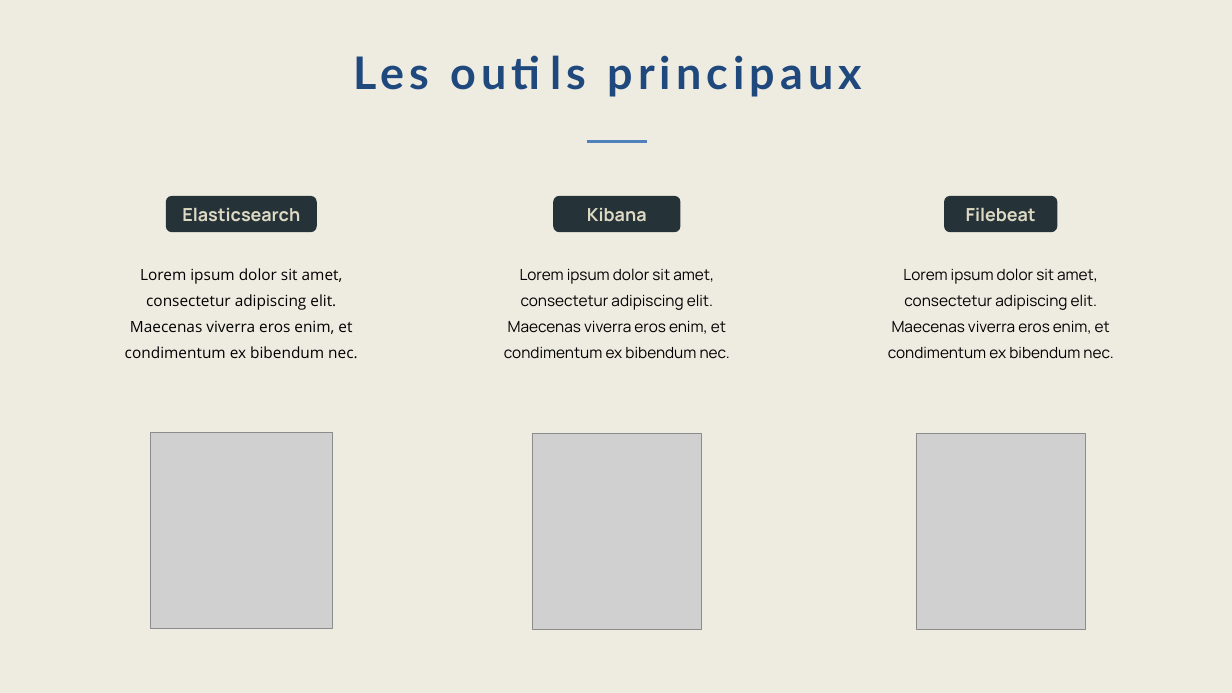
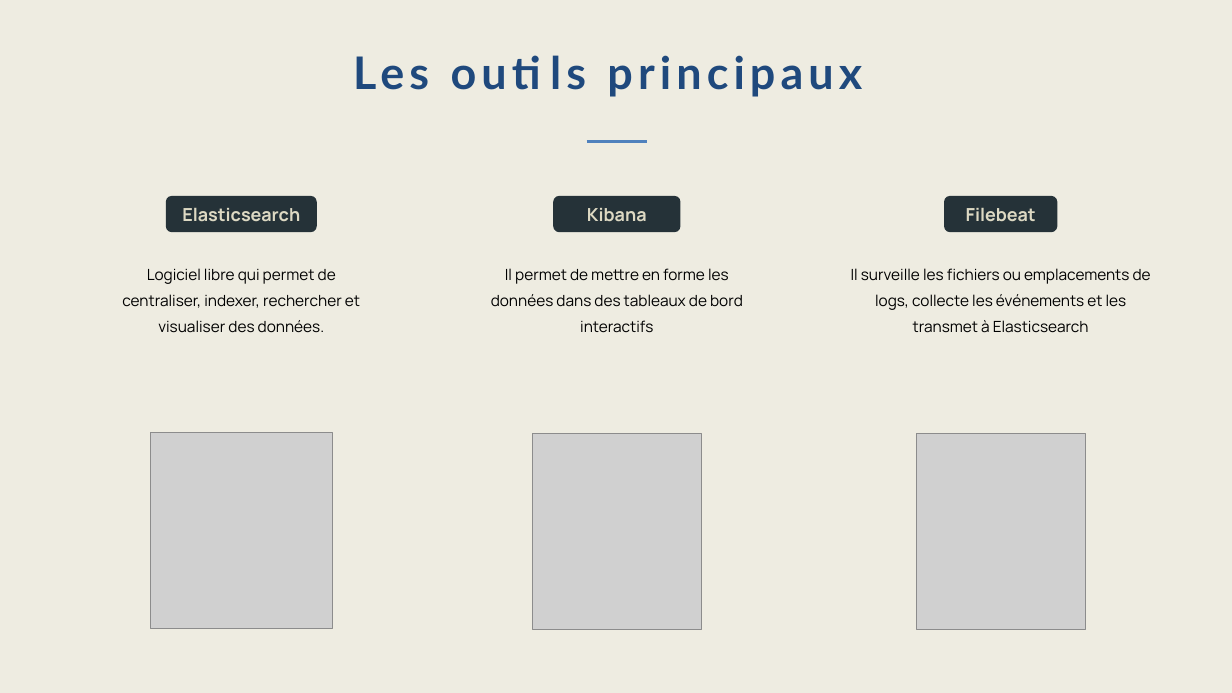
Before and after one commit to MolinaRomain/DevOpsElastic, a slide deck: slide 4 of Diapo Présentation.pptx. Drawn at 1232x693 pixels with LibreOffice and Linux fonts; fonts in the diff are those of the drawing; grey boxes stand for pictures. Boxes give left, top, right and bottom in pixels: in the first picture for what was removed or moved away, otherwise in the second. Text is boxed around its words. In the diff, an @@ line names an element or a change of style, - is before the commit and + after.

```diff
--- a/Diapo Présentation.pptx
+++ b/Diapo Présentation.pptx
@@ text at box(122, 268, 360, 333): text changed; font Open Sans to Manrope @@
-Lorem ipsum dolor sit amet, consectetur adipiscing elit. Maecenas viverra eros enim, et condimentum ex bibendum nec.
+Logiciel libre qui permet de centraliser, indexer, rechercher et visualiser des données.
@@ text at box(491, 268, 743, 333): text changed @@
-Lorem ipsum dolor sit amet, consectetur adipiscing elit. Maecenas viverra eros enim, et condimentum ex bibendum nec.
+Il permet de mettre en forme les données dans des tableaux de bord interactifs
@@ text at box(851, 268, 1151, 333): text changed @@
-Lorem ipsum dolor sit amet, consectetur adipiscing elit. Maecenas viverra eros enim, et condimentum ex bibendum nec.
+Il surveille les fichiers ou emplacements de logs, collecte les événements et les transmet à Elasticsearch
```
